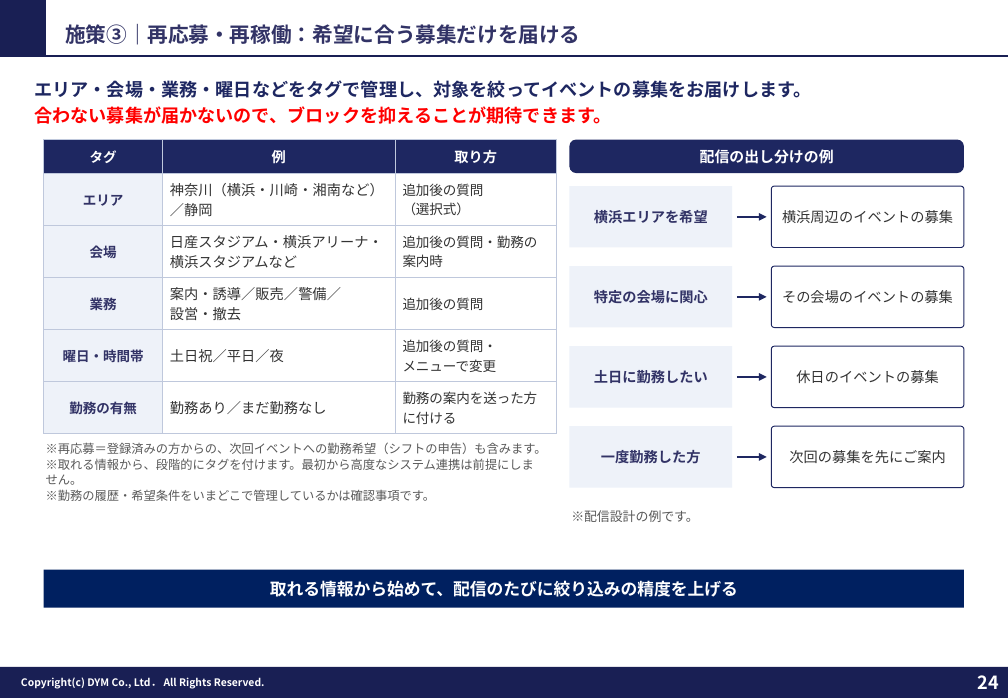
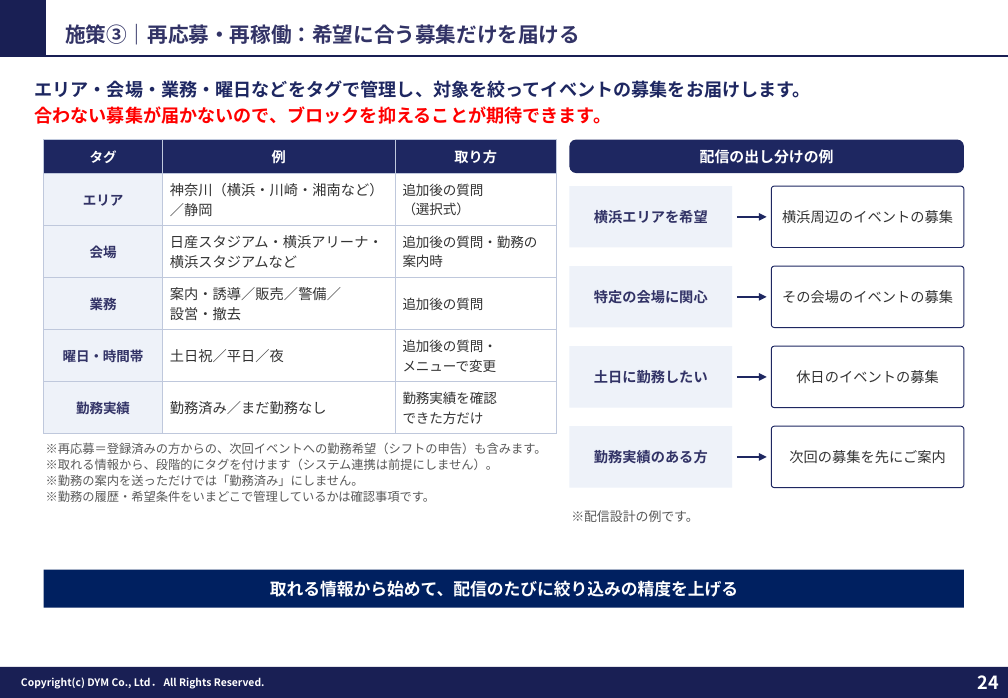
Before and after one commit to tonomura-r-dev/folder, a slide deck: slide 24 of 202610_株式会社横浜シミズ御中_LINE公式アカウント運用のご提案.pptx. Drawn at 1008x698 pixels with LibreOffice and Linux fonts; fonts in the diff are those of the drawing; background and template pictures are left out. Boxes give left, top, right and bottom in pixels: in the first picture for what was removed or moved away, otherwise in the second. Text is boxed around its words. In the diff, an @@ line names an element or a change of style, - is before the commit and + after.

```diff
--- a/202610_株式会社横浜シミズ御中_LINE公式アカウント運用のご提案.pptx
+++ b/202610_株式会社横浜シミズ御中_LINE公式アカウント運用のご提案.pptx
@@ table at [44,140,557,434] @@
-row 6: 勤務の有無 | 勤務あり／まだ勤務なし | 勤務の案内を送った方に付ける
+row 6: 勤務実績 | 勤務済み／まだ勤務なし | 勤務実績を確認 / できた方だけ
@@ text at [46,458,499,486]: text changed @@
-※取れる情報から、段階的にタグを付けます。最初から高度なシステム連携は前提にしません。
+※取れる情報から、段階的にタグを付けます（システム連携は前提にしません）。
+※勤務の案内を送っただけでは「勤務済み」にしません。
@@ text in rectangle at [594,450,708,464]: text changed @@
-一度勤務した方
+勤務実績のある方
```
Also in this commit, not shown: 4 other slides changed, 2 other files.
